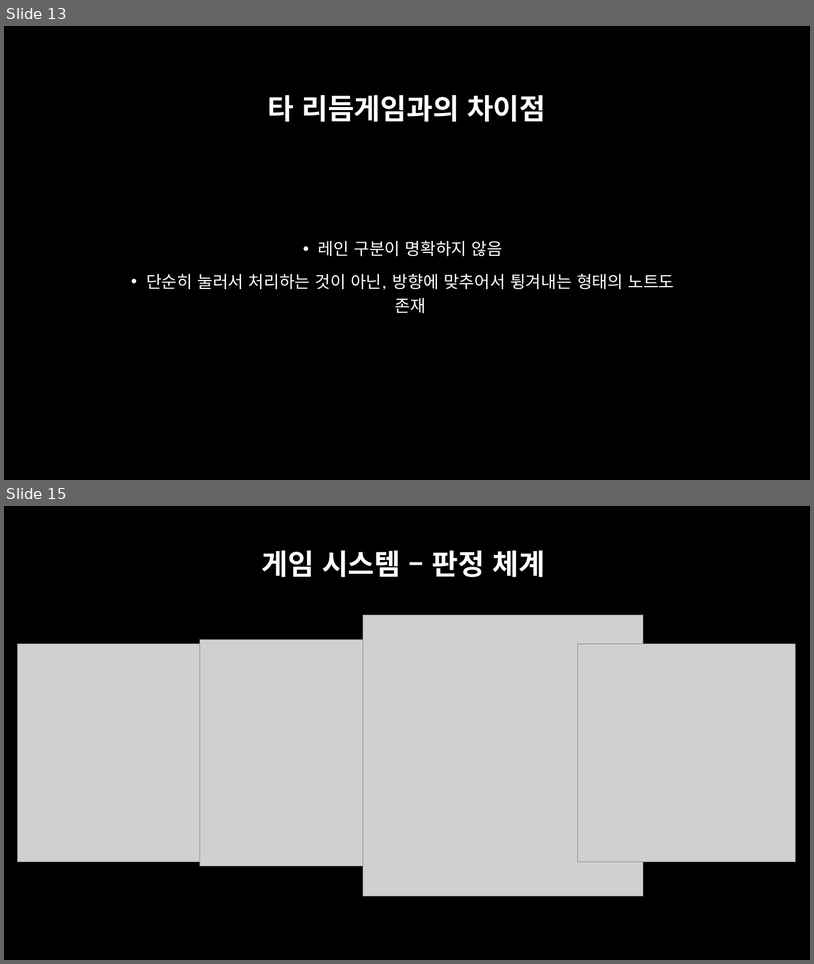
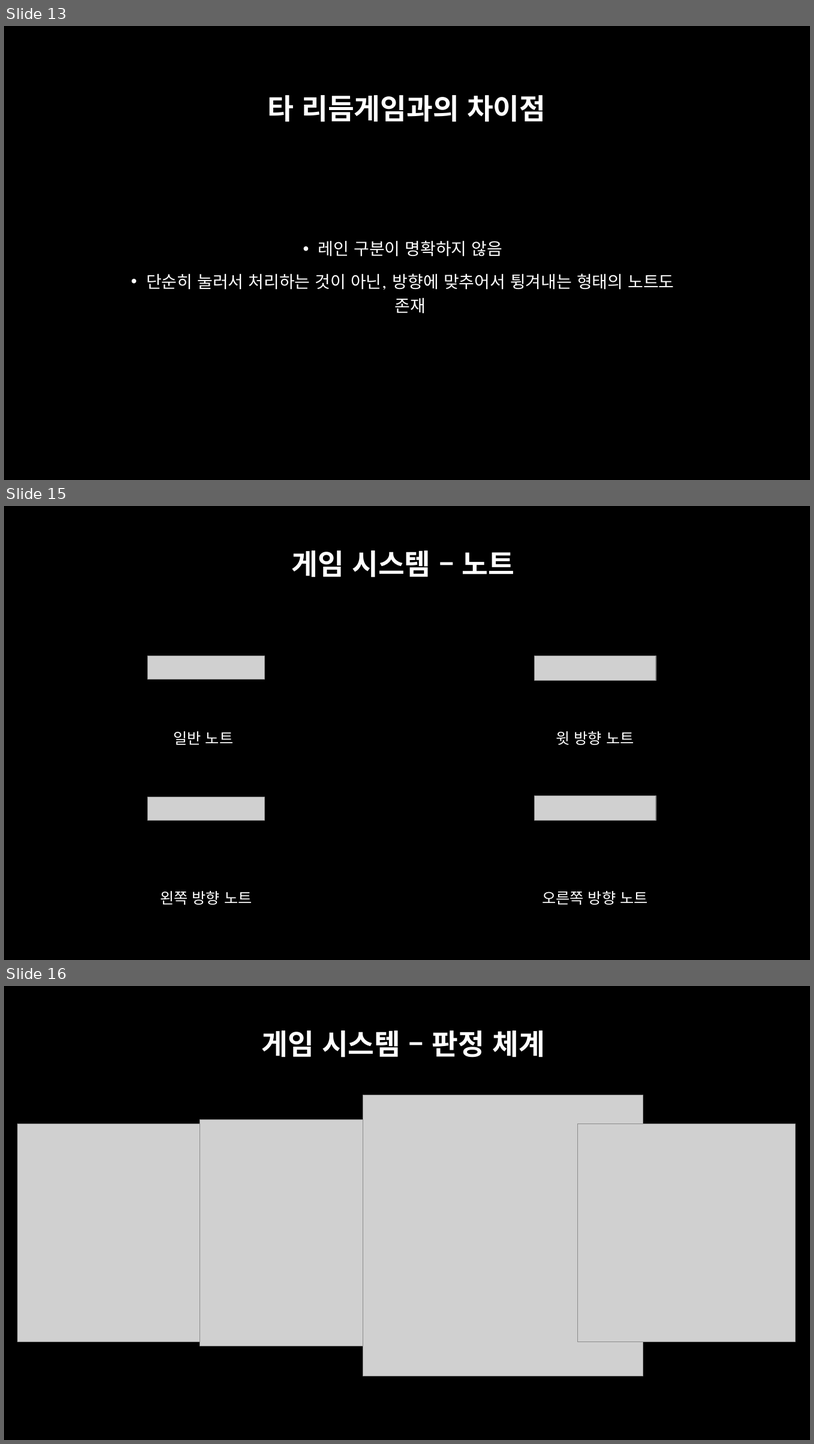
Before and after one commit to Sub-L/CapitalRhythm-Ho-, a slide deck: ds.pptx. Shown one above the other, each under a label of ours: slides 13 and 15 before the commit, slides 13, 15 and 16 after it; the slides between them are not shown. The pictures are 814x964 and 814x1444 pixels, drawn with LibreOffice and Linux fonts; fonts in the diff are those of the drawing; grey boxes stand for pictures; background and template pictures are left out. Boxes give left, top, right and bottom in pixels: in the first picture for what was removed or moved away, otherwise in the second. Text is boxed around its words. In the diff, an @@ line names an element or a change of style, - is before the commit and + after.

```diff
--- a/ds.pptx
+++ b/ds.pptx
@@ slide 15 added at (4,506,810,960), background picture (left out) @@
@@ title added at (292,550,515,577), 34 pt, text #FFFFFF, bold @@
+게임 시스템 – 노트
@@ picture added at (148,656,265,679) @@
@@ picture added at (534,656,656,680) @@
@@ text added at (173,731,233,745), 18 pt, text #FFFFFF @@
+일반 노트
@@ text added at (557,731,634,745), 18 pt, text #FFFFFF @@
+윗 방향 노트
@@ picture added at (148,797,265,820) @@
@@ picture added at (534,796,656,820) @@
@@ text added at (160,891,252,904), 18 pt, text #FFFFFF @@
+왼쪽 방향 노트
@@ text added at (542,891,648,904), 18 pt, text #FFFFFF @@
+오른쪽 방향 노트
@@ what was slide 15 is now slide 16 @@
```
Also in this commit, not shown: 1 slide changed.
